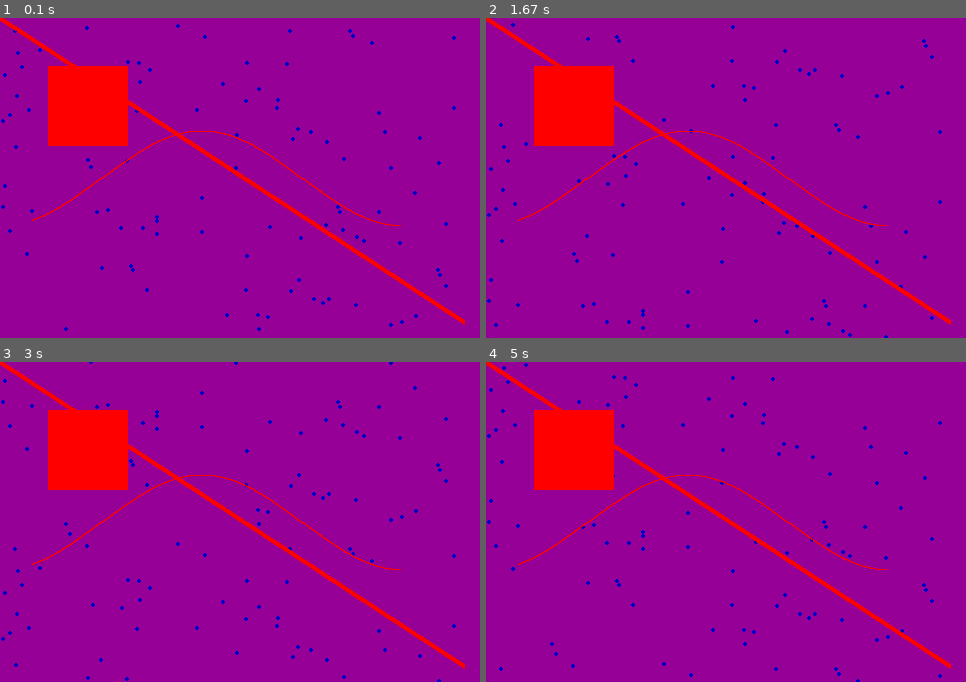
Above: before the commit, frames 1-4 (two rows, left to right).
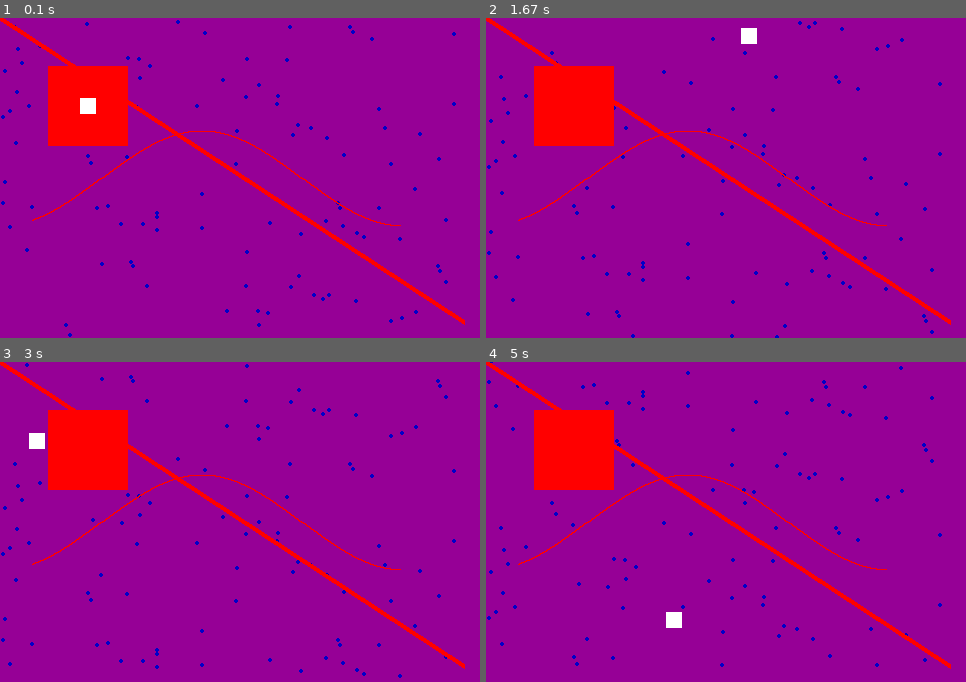
Above: after the commit, the same moments.

Repository: larryoatmeal/6.3E-SideScroller
Game: pygame game, started from demo.py
Same seed, same stepped clock (60 frames per second), same inputs: the game is played once before the commit and once after it.
Inputs:
- Up to frame 1 (0.1 s): no input
- Up to frame 2 (1.67 s): hold D 0.33-0.8 s; hold W 0.83-1.13 s; hold D 1.17-1.63 s
- Up to frame 3 (3 s): hold A 1.67-2.2 s; hold S 2.23-2.53 s; hold A 2.57-2.97 s
- Up to frame 4 (5 s): hold W 3-3.37 s; hold D 3.4-4.03 s; hold S 4.07-4.43 s; hold A 4.47-4.93 s; hold D from 4.97 s (still down)

The runs differ from the first frame. In frame 1, 1.6% of the frame differs, in the area x 0-95%, y 0-100%; in frame 2, 1.6%; in frame 3, 1.6%; in frame 4, 1.7%.

Commit message:
Framework building, bouncy square

Diff:
--- a/demo.py
+++ b/demo.py
@@ -10,8 +10,11 @@
 # 3:2 aspect ratio. 30x20 UNITxUNIT blocks
 WIDTH = 480
 HEIGHT = 320
+UNIT = 16
+
+WORLD_WIDTH = int(WIDTH/UNIT)
+WORlD_HEIGHT = int(HEIGHT/UNIT)
 size = (WIDTH, HEIGHT)
-UNIT = 16
 screen = pygame.display.set_mode(size)
 pygame.display.set_caption("NEXT 3E")
 
@@ -26,7 +29,7 @@
 
 #initialize rainDrops
 RAIN_DIAMETER = int(UNIT/8)
-RAIN_SPEED = int(UNIT/16)
+RAIN_SPEED = 2*UNIT#in units per second
 NUM_RAIN_DROPS = 100
 rainDrops = []
 for i in range(NUM_RAIN_DROPS):
@@ -34,6 +37,220 @@
 	y = random.randrange(RAIN_DIAMETER, HEIGHT - RAIN_DIAMETER)
 
 	rainDrops.append([x,y])
+
+
+
+class Entity:
+	def __init__(self):
+		pass
+	def draw(self, screen):
+		pass
+	def update(self, world, dt):
+		pass
+	#Returns true if event is 'consumed', i.e., no one downstream will receive the event
+	def onEvent(self, event):
+		return False
+
+# A basic event at minimum consists of a key
+# Feel free to put any other data you want into the event
+class Event:
+	def __init__(self, key):
+		self.key = key
+
+# For more complex events, you may even decide to subclass event, i.e.
+class DamageEvent(Event):
+	def inflict(self, entityWithHP):
+		entityWithHP.hp -= 50
+
+#Container of world as well as event manager
+#Since World is an Entity, can have worlds within in worlds, could be messy though
+class World(Entity):
+	def __init__(self):
+		self._entities = []
+		self._listeners = []
+		self._eventQueue = []
+		self._players = [] #a player is an entity that responds to key commands
+		#YOUR OWN WORLD PARAMS HERE
+
+	#--STUDENTS CAN IMPLEMENT THIS---------------------#
+	# Most logic should be contained in the children of the world, not the world itself
+	# (The children will be automatically handled by this class itself)
+	# These methods are specifically for modifying the world itself
+	def world_draw(self, screen):
+		#YOUR CODE HERE
+		pass
+	def world_update(self, dt):
+		#YOUR CODE HERE
+		pass
+	def world_onEvent(self, event):
+		#YOUR CODE HERE
+		return False
+	def world_keyUp(self, event):
+		#YOUR CODE HERE
+		pass
+	def world_keyDown(self, event):
+		#YOUR CODE HERE
+		pass
+
+	#--STUDENTS PROBABLY DO NOT NEED TO MODIFY THIS, BUT CAN OVERRIDE IF NECESSARY---------------------#
+	def update(self, dt):
+		self.world_update(dt)
+		for entity in self._entities:
+			entity.update(self, dt)
+		for player in self._players:
+			player.update(self, dt)
+	#draw children
+	def draw(self, screen):
+		self.world_draw(screen)
+		for entity in self._entities:
+			entity.draw(screen)
+		for player in self._players:
+			player.draw(screen)
+	def notifyListeners(self):
+		for event in self._eventQueue:
+			if not self.world_onEvent(event):#if not consumed by world, give to children
+				for listener in self._listeners:
+					consumed = listener.onEvent(event)
+					if(consumed):#if consumed by child, stop trickling down
+						break
+	#register an Entity as part of this world
+	def addEntity(self, entity):
+		self._entities.append(entity)
+	#remove entity from this world
+	def removeEntity(self, entity):
+		self._entities.remove(entity)
+	#must implement onEvent(event)
+	def addListener(self, listener):
+		self._listeners.append(listener)
+	def removeListener(self, listener):
+		self._listeners.remove(listener)
+	#event should be an Event class
+	def publishEvent(self, event):
+		self._eventQueue.append(event)
+	def addPlayer(self, player):
+		self._players.append(player)
+	def removePlayer(self, player):
+		self._players.remove(player)
+	def onKeyUp(self, keyCode):
+		self.world_keyUp(keyCode)
+		for player in self._players:
+			player.onKeyUp(keyCode)
+	def onKeyDown(self, keyCode):
+		self.world_keyDown(keyCode)
+		for player in self._players:
+			player.onKeyDown(keyCode)
+
+class Player(Entity):
+	FRICTION = 2/1000.0
+	FORCE = 0.05/1000.0
+
+	def __init__(self):
+		self.x = 5 #world units
+		self.y = 5
+
+		self.w = 1 #world units
+		self.h = 1
+
+		self.v_x = 0
+		self.v_y = 0
+
+		self.a_x = 0
+		self.a_y = 0
+	# def getBoundingRectangle(self):
+	# 	return [self.x, self.y, self.x + self.width, self.y + self.height]
+	def onKeyDown(self, keyPressed):
+		print("Player received key down", keyPressed)
+		if(keyPressed == pygame.K_d):
+			self.a_x = Player.FORCE
+		elif(keyPressed == pygame.K_w):
+			self.a_y = -Player.FORCE
+		elif(keyPressed == pygame.K_a):
+			self.a_x = -Player.FORCE
+		elif(keyPressed == pygame.K_s):
+			self.a_y = Player.FORCE
+	def onKeyUp(self, keyPressed):
+		if(keyPressed == pygame.K_d or keyPressed == pygame.K_a):
+			self.a_x = 0
+		elif(keyPressed == pygame.K_w or keyPressed == pygame.K_s):
+			self.a_y = 0
+	# def centerPix(self):
+	# 	return [int((self.x + self.width)*UNIT/2.0), int((self.y + self.height)*UNIT/2.0)]
+	def draw(self, screen):
+		rect = toPix([self.x, self.y, self.w, self.h])
+		pygame.draw.rect(screen, WHITE, rect)
+
+
+	def doRectsOverlap(self, rect1, rect2):
+		topLeft1 = (rect1[0], rect1[1])
+		topLeft2 = (rect2[0], rect2[1])
+		bottomRight1 = (topLeft1[0] + rect1[2], topLeft1[1] + rect1[3])
+		bottomRight2 = (topLeft2[0] + rect2[2], topLeft2[1] + rect2[3])
+
+		# print(topLeft1, bottomRight1, topLeft2, bottomRight2)
+
+
+		if(topLeft1[0] > bottomRight2[0] or topLeft2[0] > bottomRight1[0]):
+			# print("HERE")
+			return False
+		if(topLeft1[1] > bottomRight2[1] or topLeft2[1] > bottomRight1[1]):
+			# print("HERE2")
+			return False
+
+		return True
+
+	def checkCollision(self):
+		worldBoundaries = [self.w, self.h, WORLD_WIDTH-self.w, WORlD_HEIGHT-self.h]
+		playerBoundaries = [self.x, self.y, self.w, self.h]
+		if not self.doRectsOverlap(worldBoundaries, playerBoundaries):
+			print("Collision with wall")
+			# if(self.x < 0 or self.x > WORLD_WIDTH-self.w):#left/right wall collision
+			self.v_y = -1.2*self.v_y
+
+			# if(self.y < 0 or self.y > WORlD_HEIGHT-self.h):#up/down wall collision
+			self.v_x = -1.2*self.v_x
+
+
+
+	def update(self, world, dt):
+		self.v_x += (self.a_x - self.v_x * Player.FRICTION) * dt
+		self.v_y += (self.a_y - self.v_y * Player.FRICTION) * dt
+		self.x += self.v_x * dt
+		self.y += self.v_y * dt
+		self.checkCollision()
+
+def updateRainDrops(dt):
+	# Update world
+	for coord in rainDrops:
+		coord[1] += RAIN_SPEED*dt/1000.0
+		if coord[1] > HEIGHT:
+			coord[1] = -RAIN_DIAMETER
+def integerize(coord):
+	return list(map(lambda x: int(x), coord))
+def toPix(coord):
+	pixCoords = []
+	for i in coord:
+		pixCoords.append(int(UNIT * i))
+	return pixCoords
+def drawBackground(screen):
+	# Draw rain
+	for coord in rainDrops:
+		pygame.draw.circle(screen, BLUE, integerize(coord), RAIN_DIAMETER)
+	#Draw rectangle
+	pygame.draw.rect(screen, RED, [UNIT*3, UNIT*3, UNIT*5, UNIT*5])
+	#Draw line
+	pygame.draw.line(screen, RED, [0, 0], [UNIT*29, UNIT*19], 5)
+	# Draw sinusoid
+	for i in range(2 * UNIT, 25 * UNIT):
+		x = i
+		y = int(3*UNIT*math.cos(x/(4*UNIT))) + 10*UNIT
+		pygame.draw.line(screen, RED, [x, y], [x + 1, y])
+
+world = World()
+player = Player()
+world.addPlayer(player)
+
+
+#Main loop
 while keepGoing:
 	# Poll for events
 	for event in pygame.event.get():
@@ -41,34 +258,26 @@
 			keepGoing = False
 		elif event.type == pygame.KEYDOWN:
 			# handle keydown
+			world.onKeyDown(event.key)
 			print("KEYDOWN", event.key)
 			if event.key == 113:#q
 				keepGoing = False
 
 		elif event.type == pygame.KEYUP:
 			# handle keyup
+			world.onKeyUp(event.key)
+
 			print("KEYUP")
-	# Update world
-	for coord in rainDrops:
-		coord[1] += RAIN_SPEED
-		if coord[1] > HEIGHT:
-			coord[1] = -RAIN_DIAMETER
-
+	#Update world
+
+	deltaTime = clock.get_time()
+
+	updateRainDrops(deltaTime)
+	world.update(deltaTime)
 	# Draw world
 	screen.fill(LAVENDAR) #need to clear screen on each Draw
-
-	#Draw rain
-	for coord in rainDrops:
-		pygame.draw.circle(screen, BLUE, coord, RAIN_DIAMETER)
-
-
-	pygame.draw.rect(screen, RED, [UNIT*3, UNIT*3, UNIT*5, UNIT*5])
-	pygame.draw.line(screen, RED, [0, 0], [UNIT*29, UNIT*19], 5)
-	#Draw sinusoid
-	for i in range(2 * UNIT, 25 * UNIT):
-		x = i
-		y = int(3*UNIT*math.cos(x/(4*UNIT))) + 10*UNIT
-		pygame.draw.line(screen, RED, [x, y], [x + 1, y])
+	drawBackground(screen)
+	world.draw(screen)
 
 	# Draw text
 	# screen.blit(text, [0, 0])
@@ -76,4 +285,6 @@
 	# Display
 	pygame.display.flip()
 	clock.tick(60) #60 fps
+
+
 pygame.quit()
